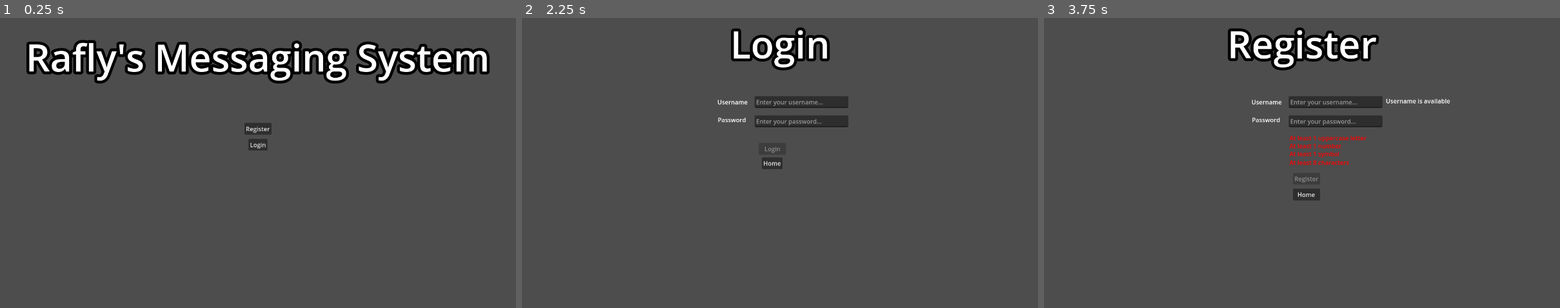
Above: before the commit, frames 1-3 (left to right).
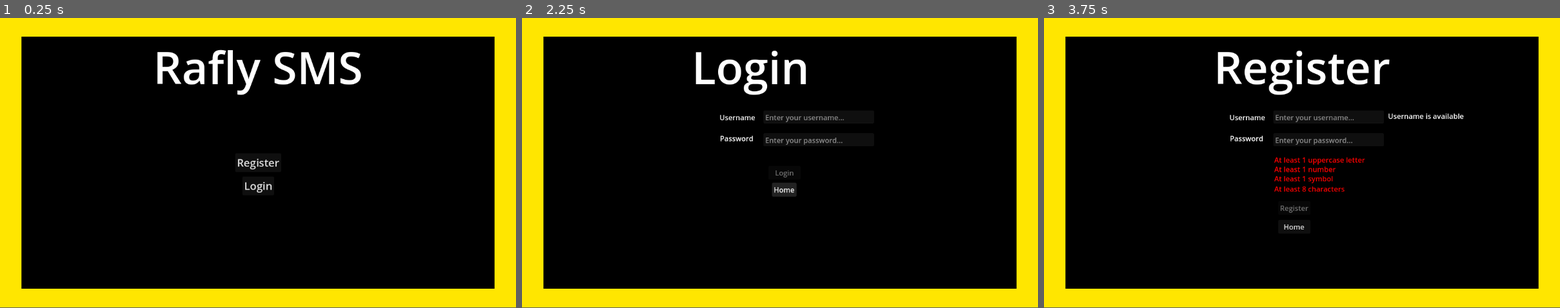
Above: after the commit, the same moments.

Repository: raflyyyanuar/cybersec-spec-capstone
Game: Godot game, scene res://main_page.tscn
The game is run twice, just before and just after one commit, with the same random seed, the same clock (stepped at 60 frames per second) and the same inputs.
Inputs:
- Up to frame 1 (0.25 s): no input
- Up to frame 2 (2.25 s): click "Register" at 0.5 s; click "Home" at 1.25 s; click "Login" at 2 s
- Up to frame 3 (3.75 s): click "Home" at 2.75 s; click "Register" at 3.5 s
In our replay, the window is 800x451 before the commit and 800x450 after it. These sizes can differ from the game's own. Grey fills any space a smaller window leaves; there, only what the larger window draws over its background counts as a difference.

The runs differ from the first frame. In frame 1, 96% of the frame differs, in the area x 0-100%, y 0-100%; in frame 2, 99%; in frame 3, 98%.

Commit message:
Add simple polish

Diff:
--- a/compose_message_page.tscn
+++ b/compose_message_page.tscn
@@ -1,7 +1,7 @@
 [gd_scene load_steps=3 format=3 uid="uid://db4w0jcqt01ts"]
 
 [ext_resource type="Script" path="res://compose_message_page.gd" id="1_kv8w7"]
-[ext_resource type="LabelSettings" uid="uid://bfaimiwcnjr7w" path="res://title_label.tres" id="1_ysh0u"]
+[ext_resource type="PackedScene" uid="uid://dwhvbtssvep64" path="res://page.tscn" id="2_di74i"]
 
 [node name="ComposeMessagePage" type="Control"]
 layout_mode = 3
@@ -12,56 +12,48 @@
 grow_vertical = 2
 script = ExtResource("1_kv8w7")
 
-[node name="Label" type="Label" parent="."]
+[node name="Page" parent="." instance=ExtResource("2_di74i")]
 layout_mode = 1
-anchors_preset = 5
-anchor_left = 0.5
-anchor_right = 0.5
-offset_left = -612.0
-offset_right = 612.0
-offset_bottom = 140.0
-grow_horizontal = 2
-text = "Compose a New Message"
-label_settings = ExtResource("1_ysh0u")
+page_name = "Compose Message"
 
 [node name="ToLabel" type="Label" parent="."]
 layout_mode = 0
 offset_left = 68.0
-offset_top = 146.0
+offset_top = 192.0
 offset_right = 108.0
-offset_bottom = 169.0
+offset_bottom = 218.0
 text = "To:"
 
 [node name="ToLineEdit" type="LineEdit" parent="."]
 layout_mode = 0
 offset_left = 140.0
-offset_top = 146.0
+offset_top = 192.0
 offset_right = 430.0
-offset_bottom = 177.0
+offset_bottom = 223.0
 max_length = 12
 
 [node name="Label3" type="Label" parent="."]
 layout_mode = 0
 offset_left = 68.0
-offset_top = 197.0
-offset_right = 113.0
-offset_bottom = 223.0
+offset_top = 243.0
+offset_right = 135.0
+offset_bottom = 269.0
 text = "Content:"
 
 [node name="ContentTextEdit" type="TextEdit" parent="."]
 layout_mode = 0
 offset_left = 143.0
-offset_top = 197.0
+offset_top = 243.0
 offset_right = 650.0
-offset_bottom = 366.0
+offset_bottom = 412.0
 text = "What"
 
 [node name="Send" type="Button" parent="."]
 layout_mode = 0
 offset_left = 661.0
-offset_top = 198.0
+offset_top = 244.0
 offset_right = 795.0
-offset_bottom = 364.0
+offset_bottom = 410.0
 text = "Send!"
 
 [connection signal="pressed" from="Send" to="." method="_on_send_pressed"]
--- a/database_page.tscn
+++ b/database_page.tscn
@@ -1,7 +1,7 @@
 [gd_scene load_steps=3 format=3 uid="uid://bmcw5lclxhpig"]
 
-[ext_resource type="LabelSettings" uid="uid://bfaimiwcnjr7w" path="res://title_label.tres" id="1_ek6er"]
 [ext_resource type="Script" path="res://database_page.gd" id="1_ggmln"]
+[ext_resource type="PackedScene" uid="uid://dwhvbtssvep64" path="res://page.tscn" id="2_0acbf"]
 
 [node name="DatabasePage" type="Control"]
 layout_mode = 3
@@ -12,17 +12,9 @@
 grow_vertical = 2
 script = ExtResource("1_ggmln")
 
-[node name="Label" type="Label" parent="."]
+[node name="Page" parent="." instance=ExtResource("2_0acbf")]
 layout_mode = 1
-anchors_preset = 5
-anchor_left = 0.5
-anchor_right = 0.5
-offset_left = -387.5
-offset_right = 387.5
-offset_bottom = 140.0
-grow_horizontal = 2
-text = "Database Dump"
-label_settings = ExtResource("1_ek6er")
+page_name = "Database Dump"
 
 [node name="DownloadUsers" type="Button" parent="."]
 layout_mode = 0
@@ -41,11 +33,18 @@
 text = "Download credential database"
 
 [node name="Logout" type="Button" parent="."]
-layout_mode = 0
-offset_left = 592.0
-offset_top = 400.0
-offset_right = 671.0
-offset_bottom = 431.0
+layout_mode = 1
+anchors_preset = 8
+anchor_left = 0.5
+anchor_top = 0.5
+anchor_right = 0.5
+anchor_bottom = 0.5
+offset_left = -39.5
+offset_top = -15.5
+offset_right = 39.5
+offset_bottom = 15.5
+grow_horizontal = 2
+grow_vertical = 2
 text = "LOG OUT"
 
 [connection signal="pressed" from="DownloadUsers" to="." method="_on_download_pressed"]
--- a/login_page.tscn
+++ b/login_page.tscn
@@ -1,7 +1,7 @@
 [gd_scene load_steps=3 format=3 uid="uid://devxjkenqfhit"]
 
-[ext_resource type="LabelSettings" uid="uid://bfaimiwcnjr7w" path="res://title_label.tres" id="1_7k6an"]
 [ext_resource type="Script" path="res://login_page.gd" id="1_cj78y"]
+[ext_resource type="PackedScene" uid="uid://dwhvbtssvep64" path="res://page.tscn" id="2_gp614"]
 
 [node name="LoginPage" type="Control"]
 layout_mode = 3
@@ -12,32 +12,24 @@
 grow_vertical = 2
 script = ExtResource("1_cj78y")
 
-[node name="Label" type="Label" parent="."]
+[node name="Page" parent="." instance=ExtResource("2_gp614")]
 layout_mode = 1
-anchors_preset = 5
-anchor_left = 0.5
-anchor_right = 0.5
-offset_left = -131.0
-offset_right = 131.0
-offset_bottom = 140.0
-grow_horizontal = 2
-text = "Login"
-label_settings = ExtResource("1_7k6an")
+page_name = "Login"
 
 [node name="InputUsername" type="LineEdit" parent="."]
 layout_mode = 0
-offset_left = 613.0
+offset_left = 539.0
 offset_top = 207.0
-offset_right = 860.0
+offset_right = 786.0
 offset_bottom = 238.0
 placeholder_text = "Enter your username..."
 clear_button_enabled = true
 
 [node name="InputPassword" type="LineEdit" parent="."]
 layout_mode = 0
-offset_left = 613.0
+offset_left = 539.0
 offset_top = 258.0
-offset_right = 860.0
+offset_right = 786.0
 offset_bottom = 289.0
 placeholder_text = "Enter your password..."
 secret = true
@@ -45,41 +37,41 @@
 
 [node name="Label2" type="Label" parent="."]
 layout_mode = 0
-offset_left = 515.0
+offset_left = 441.0
 offset_top = 211.0
-offset_right = 595.0
+offset_right = 521.0
 offset_bottom = 237.0
 text = "Username"
 
 [node name="Label3" type="Label" parent="."]
 layout_mode = 0
-offset_left = 516.0
+offset_left = 442.0
 offset_top = 258.0
-offset_right = 596.0
+offset_right = 522.0
 offset_bottom = 284.0
 text = "Password"
 
 [node name="Login" type="Button" parent="."]
 layout_mode = 0
-offset_left = 624.0
+offset_left = 550.0
 offset_top = 331.0
-offset_right = 696.0
+offset_right = 622.0
 offset_bottom = 362.0
 text = "Login"
 
 [node name="Home" type="Button" parent="."]
 layout_mode = 0
-offset_left = 632.0
+offset_left = 558.0
 offset_top = 369.0
-offset_right = 687.0
+offset_right = 613.0
 offset_bottom = 400.0
 text = "Home"
 
 [node name="Status" type="Label" parent="."]
 layout_mode = 0
-offset_left = 531.0
+offset_left = 457.0
 offset_top = 417.0
-offset_right = 783.0
+offset_right = 709.0
 offset_bottom = 443.0
 text = "Incorrect username or password"
 
--- a/main_page.tscn
+++ b/main_page.tscn
@@ -1,7 +1,7 @@
 [gd_scene load_steps=3 format=3 uid="uid://bbg05k8ulrloo"]
 
-[ext_resource type="LabelSettings" uid="uid://bfaimiwcnjr7w" path="res://title_label.tres" id="1_01wd4"]
 [ext_resource type="Script" path="res://main_page.gd" id="1_te4vx"]
+[ext_resource type="PackedScene" uid="uid://dwhvbtssvep64" path="res://page.tscn" id="2_3wv8t"]
 
 [node name="MainPage" type="Control"]
 layout_mode = 3
@@ -12,18 +12,9 @@
 grow_vertical = 2
 script = ExtResource("1_te4vx")
 
-[node name="Label" type="Label" parent="."]
+[node name="Page" parent="." instance=ExtResource("2_3wv8t")]
 layout_mode = 1
-anchors_preset = 5
-anchor_left = 0.5
-anchor_right = 0.5
-offset_left = -612.5
-offset_top = 35.0
-offset_right = 612.5
-offset_bottom = 175.0
-grow_horizontal = 2
-text = "Rafly's Messaging System"
-label_settings = ExtResource("1_01wd4")
+page_name = "Rafly SMS"
 
 [node name="Register" type="Button" parent="."]
 layout_mode = 1
@@ -32,12 +23,13 @@
 anchor_top = 0.5
 anchor_right = 0.5
 anchor_bottom = 0.5
-offset_left = -36.0
-offset_top = -106.0
-offset_right = 36.0
-offset_bottom = -75.0
+offset_left = -51.0
+offset_top = -21.0
+offset_right = 51.0
+offset_bottom = 21.0
 grow_horizontal = 2
 grow_vertical = 2
+theme_override_font_sizes/font_size = 24
 text = "Register"
 
 [node name="Login" type="Button" parent="."]
@@ -47,12 +39,13 @@
 anchor_top = 0.5
 anchor_right = 0.5
 anchor_bottom = 0.5
-offset_left = -25.0
-offset_top = -64.0
-offset_right = 25.0
-offset_bottom = -33.0
+offset_left = -35.5
+offset_top = 31.0
+offset_right = 35.5
+offset_bottom = 73.0
 grow_horizontal = 2
 grow_vertical = 2
+theme_override_font_sizes/font_size = 24
 text = "Login"
 
 [connection signal="pressed" from="Register" to="." method="_on_register_pressed"]
--- a/message_center_page.tscn
+++ b/message_center_page.tscn
@@ -1,7 +1,7 @@
 [gd_scene load_steps=3 format=3 uid="uid://batjp5qcv65h6"]
 
-[ext_resource type="LabelSettings" uid="uid://bfaimiwcnjr7w" path="res://title_label.tres" id="1_ademr"]
 [ext_resource type="Script" path="res://message_center_page.gd" id="1_hhfv7"]
+[ext_resource type="PackedScene" uid="uid://dwhvbtssvep64" path="res://page.tscn" id="2_tn1xb"]
 
 [node name="MessageCenterPage" type="Control"]
 layout_mode = 3
@@ -12,56 +12,48 @@
 grow_vertical = 2
 script = ExtResource("1_hhfv7")
 
-[node name="Label" type="Label" parent="."]
+[node name="Page" parent="." instance=ExtResource("2_tn1xb")]
 layout_mode = 1
-anchors_preset = 5
-anchor_left = 0.5
-anchor_right = 0.5
-offset_left = -385.0
-offset_right = 385.0
-offset_bottom = 140.0
-grow_horizontal = 2
-text = "Message Center"
-label_settings = ExtResource("1_ademr")
+page_name = "Message Center"
 
 [node name="Compose" type="Button" parent="."]
 layout_mode = 0
-offset_left = 56.0
-offset_top = 186.0
-offset_right = 258.0
-offset_bottom = 217.0
+offset_left = 87.0
+offset_top = 211.0
+offset_right = 289.0
+offset_bottom = 242.0
 text = "Compose a new message"
 
 [node name="Label2" type="Label" parent="."]
 layout_mode = 0
-offset_left = 57.0
-offset_top = 267.0
-offset_right = 164.0
-offset_bottom = 293.0
+offset_left = 88.0
+offset_top = 292.0
+offset_right = 195.0
+offset_bottom = 318.0
 text = "Messages list:"
 
 [node name="Greeting" type="Label" parent="."]
 layout_mode = 0
-offset_left = 57.0
-offset_top = 160.0
-offset_right = 180.0
-offset_bottom = 186.0
+offset_left = 88.0
+offset_top = 185.0
+offset_right = 211.0
+offset_bottom = 211.0
 text = "Welcome, Rafly!"
 
 [node name="Logout" type="Button" parent="."]
 layout_mode = 0
-offset_left = 59.0
-offset_top = 229.0
-offset_right = 121.0
-offset_bottom = 260.0
+offset_left = 90.0
+offset_top = 254.0
+offset_right = 152.0
+offset_bottom = 285.0
 text = "Logout"
 
 [node name="MessageList" type="VBoxContainer" parent="."]
 layout_mode = 0
-offset_left = 61.0
-offset_top = 291.0
-offset_right = 226.0
-offset_bottom = 331.0
+offset_left = 92.0
+offset_top = 316.0
+offset_right = 257.0
+offset_bottom = 356.0
 
 [connection signal="pressed" from="Compose" to="." method="_on_compose_pressed"]
 [connection signal="pressed" from="Logout" to="." method="_on_logout_pressed"]
--- /dev/null
+++ b/page.gd
@@ -0,0 +1,7 @@
+extends Control
+
+
+@export var page_name := "Page Name"
+
+func _ready() -> void:
+	$Title.set_text(page_name)
--- /dev/null
+++ b/page.tscn
@@ -0,0 +1,50 @@
+[gd_scene load_steps=3 format=3 uid="uid://dwhvbtssvep64"]
+
+[ext_resource type="LabelSettings" uid="uid://bfaimiwcnjr7w" path="res://title_label.tres" id="1_mkwuw"]
+[ext_resource type="Script" path="res://page.gd" id="1_mtnl7"]
+
+[node name="Page" type="Control"]
+z_index = -1
+layout_mode = 3
+anchors_preset = 15
+anchor_right = 1.0
+anchor_bottom = 1.0
+grow_horizontal = 2
+grow_vertical = 2
+script = ExtResource("1_mtnl7")
+
+[node name="ColorRect" type="ColorRect" parent="."]
+layout_mode = 1
+anchors_preset = 15
+anchor_right = 1.0
+anchor_bottom = 1.0
+grow_horizontal = 2
+grow_vertical = 2
+color = Color(1, 0.901961, 0, 1)
+
+[node name="ColorRect2" type="ColorRect" parent="ColorRect"]
+layout_mode = 1
+anchors_preset = 15
+anchor_right = 1.0
+anchor_bottom = 1.0
+offset_left = 48.0
+offset_top = 42.0
+offset_right = -48.0
+offset_bottom = -42.0
+grow_horizontal = 2
+grow_vertical = 2
+pivot_offset = Vector2(576, 324)
+color = Color(0, 0, 0, 1)
+
+[node name="Title" type="Label" parent="."]
+layout_mode = 1
+anchors_preset = 5
+anchor_left = 0.5
+anchor_right = 0.5
+offset_left = -197.5
+offset_top = 41.0
+offset_right = 197.5
+offset_bottom = 181.0
+grow_horizontal = 2
+text = "Page Name"
+label_settings = ExtResource("1_mkwuw")
--- a/project.godot
+++ b/project.godot
@@ -24,8 +24,6 @@
 
 [display]
 
-window/size/viewport_width=1360
-window/size/viewport_height=768
 window/stretch/mode="viewport"
 
 [input]
--- a/register_page.gd
+++ b/register_page.gd
@@ -84,5 +84,5 @@
 	password_score += check(contains_symbol, password, $SymbolRequirement)
 	password_score += check(has_length_of, password, $LengthRequirement)
 
-	# return password_score == 4
-	return not password.is_empty()
+	return password_score == 4
+	# return not password.is_empty()
--- a/register_page.tscn
+++ b/register_page.tscn
@@ -1,7 +1,7 @@
 [gd_scene load_steps=3 format=3 uid="uid://crc3iscrvwndi"]
 
 [ext_resource type="Script" path="res://register_page.gd" id="1_fwuug"]
-[ext_resource type="LabelSettings" uid="uid://bfaimiwcnjr7w" path="res://title_label.tres" id="1_s1oaa"]
+[ext_resource type="PackedScene" uid="uid://dwhvbtssvep64" path="res://page.tscn" id="2_hsxw6"]
 
 [node name="RegisterPage" type="Control"]
 layout_mode = 3
@@ -12,23 +12,15 @@
 grow_vertical = 2
 script = ExtResource("1_fwuug")
 
-[node name="Label" type="Label" parent="."]
+[node name="Page" parent="." instance=ExtResource("2_hsxw6")]
 layout_mode = 1
-anchors_preset = 5
-anchor_left = 0.5
-anchor_right = 0.5
-offset_left = -197.5
-offset_right = 197.5
-offset_bottom = 140.0
-grow_horizontal = 2
-text = "Register"
-label_settings = ExtResource("1_s1oaa")
+page_name = "Register"
 
 [node name="InputUsername" type="LineEdit" parent="."]
 layout_mode = 0
-offset_left = 645.0
+offset_left = 512.0
 offset_top = 207.0
-offset_right = 892.0
+offset_right = 759.0
 offset_bottom = 238.0
 placeholder_text = "Enter your username..."
 max_length = 12
@@ -36,9 +28,9 @@
 
 [node name="InputPassword" type="LineEdit" parent="."]
 layout_mode = 0
-offset_left = 645.0
+offset_left = 512.0
 offset_top = 258.0
-offset_right = 892.0
+offset_right = 759.0
 offset_bottom = 289.0
 placeholder_text = "Enter your password..."
 secret = true
@@ -46,82 +38,82 @@
 
 [node name="Label2" type="Label" parent="."]
 layout_mode = 0
-offset_left = 547.0
+offset_left = 414.0
 offset_top = 211.0
-offset_right = 627.0
+offset_right = 494.0
 offset_bottom = 237.0
 text = "Username"
 
 [node name="Label3" type="Label" parent="."]
 layout_mode = 0
-offset_left = 548.0
+offset_left = 415.0
 offset_top = 258.0
-offset_right = 628.0
+offset_right = 495.0
 offset_bottom = 284.0
 text = "Password"
 
 [node name="LettersRequirement" type="Label" parent="."]
 layout_mode = 0
-offset_left = 647.0
+offset_left = 514.0
 offset_top = 306.0
-offset_right = 702.0
+offset_right = 717.0
 offset_bottom = 332.0
 text = "At least 1 uppercase letter"
 
 [node name="NumberRequirement" type="Label" parent="."]
 layout_mode = 0
-offset_left = 647.0
+offset_left = 514.0
 offset_top = 327.0
-offset_right = 702.0
+offset_right = 652.0
 offset_bottom = 353.0
 text = "At least 1 number"
 
 [node name="SymbolRequirement" type="Label" parent="."]
 layout_mode = 0
-offset_left = 647.0
+offset_left = 514.0
 offset_top = 348.0
-offset_right = 719.0
+offset_right = 646.0
 offset_bottom = 374.0
 text = "At least 1 symbol"
 
 [node name="LengthRequirement" type="Label" parent="."]
 layout_mode = 0
-offset_left = 647.0
+offset_left = 514.0
 offset_top = 371.0
-offset_right = 719.0
+offset_right = 672.0
 offset_bottom = 397.0
 text = "At least 8 characters"
 
 [node name="Register" type="Button" parent="."]
 layout_mode = 0
-offset_left = 656.0
+offset_left = 523.0
 offset_top = 410.0
-offset_right = 728.0
+offset_right = 595.0
 offset_bottom = 441.0
 disabled = true
 text = "Register"
 
 [node name="Home" type="Button" parent="."]
 layout_mode = 0
-offset_left = 656.0
+offset_left = 523.0
 offset_top = 452.0
-offset_right = 728.0
+offset_right = 595.0
 offset_bottom = 483.0
 text = "Home"
 
 [node name="UsernameAvailability" type="Label" parent="."]
 layout_mode = 0
-offset_left = 901.0
+offset_left = 768.0
 offset_top = 208.0
-offset_right = 1092.0
+offset_right = 959.0
 offset_bottom = 234.0
 text = "Username already exists"
 
 [node name="Status" type="Label" parent="."]
 layout_mode = 0
-offset_left = 595.0
+offset_left = 462.0
 offset_top = 509.0
-offset_right = 786.0
+offset_right = 653.0
 offset_bottom = 535.0
 text = "Registered successfully"
 
--- a/view_message_page.tscn
+++ b/view_message_page.tscn
@@ -1,7 +1,7 @@
 [gd_scene load_steps=3 format=3 uid="uid://dkxfrj842lovt"]
 
-[ext_resource type="LabelSettings" uid="uid://bfaimiwcnjr7w" path="res://title_label.tres" id="1_3h484"]
 [ext_resource type="Script" path="res://view_message_page.gd" id="1_tg2ke"]
+[ext_resource type="PackedScene" uid="uid://dwhvbtssvep64" path="res://page.tscn" id="2_ol4eo"]
 
 [node name="ViewMessagePage" type="Control"]
 layout_mode = 3
@@ -12,17 +12,9 @@
 grow_vertical = 2
 script = ExtResource("1_tg2ke")
 
-[node name="Label" type="Label" parent="."]
+[node name="Page" parent="." instance=ExtResource("2_ol4eo")]
 layout_mode = 1
-anchors_preset = 5
-anchor_left = 0.5
-anchor_right = 0.5
-offset_left = -338.0
-offset_right = 338.0
-offset_bottom = 140.0
-grow_horizontal = 2
-text = "View Message"
-label_settings = ExtResource("1_3h484")
+page_name = "View Message"
 
 [node name="Label2" type="Label" parent="."]
 layout_mode = 0
@@ -59,9 +51,9 @@
 [node name="Back" type="Button" parent="."]
 layout_mode = 0
 offset_left = 71.0
-offset_top = 694.0
+offset_top = 539.0
 offset_right = 264.0
-offset_bottom = 725.0
+offset_bottom = 570.0
 text = "Back to Message Center"
 
 [connection signal="pressed" from="Back" to="." method="_on_back_pressed"]
Not shown, changed: export_presets.cfg
